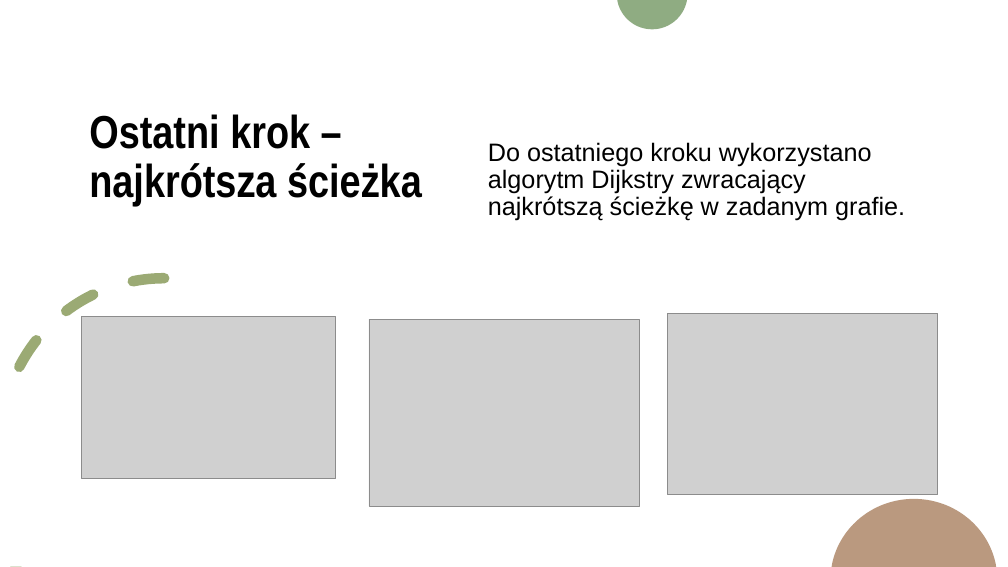
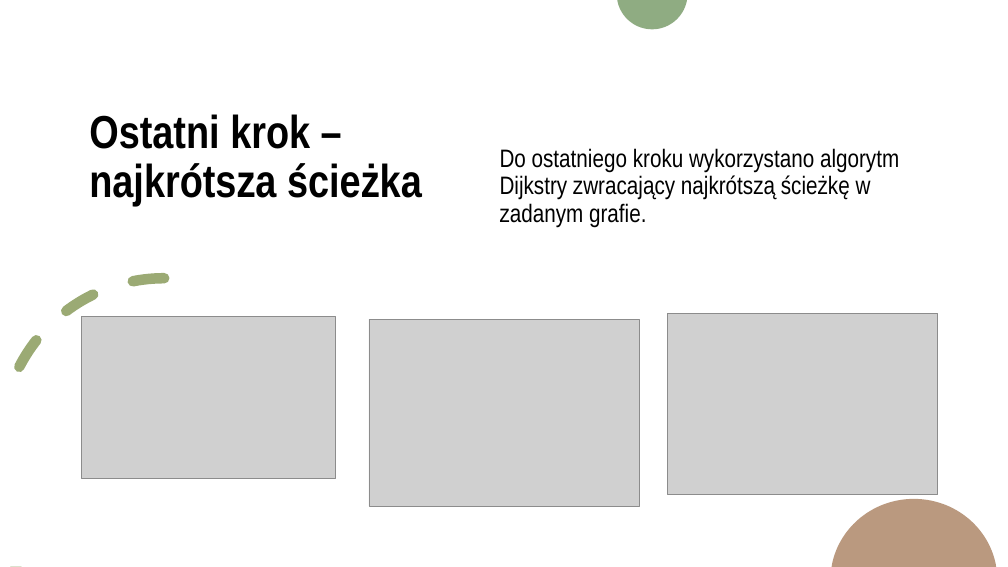
Before and after one commit to Okm165/visibility-graph, a slide deck: slide 10 of Documentation/Obliczanie grafu widoczności.pptx. Drawn at 1008x567 pixels with LibreOffice and Linux fonts; fonts in the diff are those of the drawing; grey boxes stand for pictures. Boxes give left, top, right and bottom in pixels: in the first picture for what was removed or moved away, otherwise in the second. Text is boxed around its words. In the diff, an @@ line names an element or a change of style, - is before the commit and + after.

```diff
--- a/Documentation/Obliczanie grafu widoczności.pptx
+++ b/Documentation/Obliczanie grafu widoczności.pptx
@@ text "Do ostatniego kroku wykorzystano algorytm ..." moved from (x1=488, y1=142, x2=905, y2=221) to (x1=500, y1=148, x2=899, y2=228) @@
@@ text "Do ostatniego kroku wykorzystano algorytm ..." at (x1=500, y1=148, x2=899, y2=228): font Arial to Arial Narrow @@
```
Also in this commit, not shown: 2 other slides changed, 3 other files.
